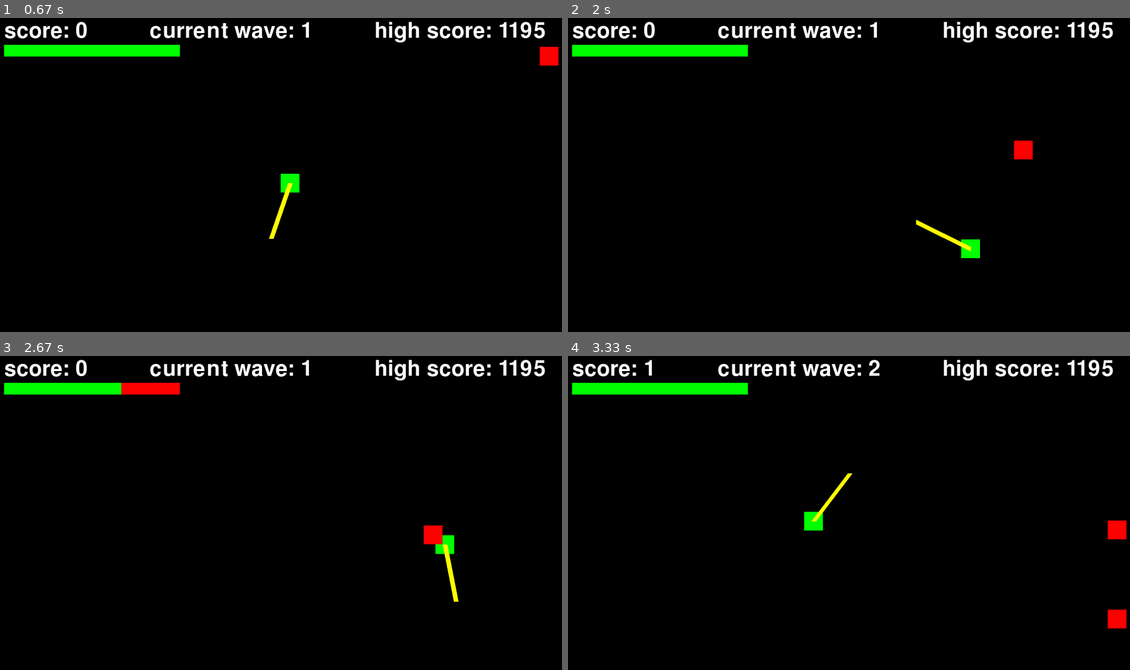
Above: before the commit, frames 1-4 (two rows, left to right).
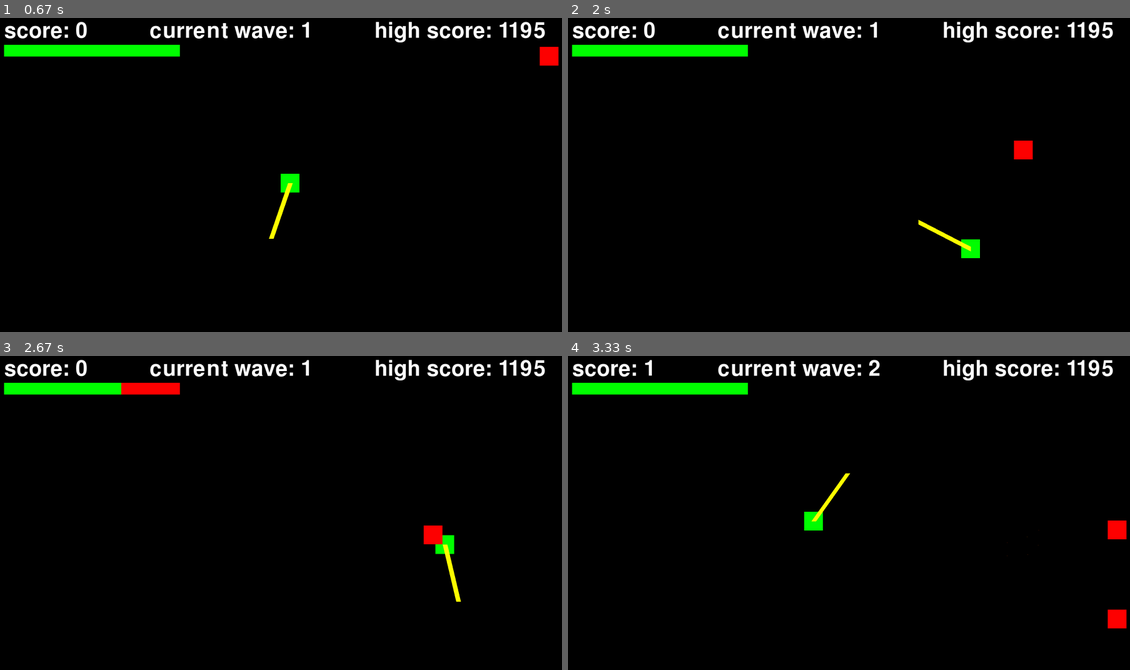
Above: after the commit, the same moments.

Repository: hutgib2/games_site
Game: pygame game, started from games/roguelike/src/main.py
The game is run twice, just before and just after one commit, with the same random seed, the same clock (stepped at 60 frames per second) and the same inputs.
Inputs:
- Up to frame 1 (0.67 s): hold P from 0.33 s (still down)
- Up to frame 2 (2 s): release P at 0.8 s; hold S 0.83-1.3 s; hold Right 0.83-1.3 s; tap Space at 1.33 s; hold Right from 1.67 s (still down)
- Up to frame 3 (2.67 s): release Right at 2.13 s; hold W 2.17-2.47 s; hold Right from 2.5 s (still down)
- Up to frame 4 (3.33 s): release Right at 2.97 s; hold A from 3 s (still down)

Frame 1 is identical in both runs. In frame 2, less than 0.1% of the frame differs, in the area x 61-72%, y 64-75%; in frame 3, 0.1%, in the area x 78-83%, y 60-79%; in frame 4, 0.1%.

Commit message:
Refactored mr. Roguelike's code by adding both a draw game function and a handle events function.

Diff:
--- a/games/roguelike/src/game/roguelike.py
+++ b/games/roguelike/src/game/roguelike.py
@@ -13,6 +13,10 @@
 
 # TODO: hook up high score to database
 
+# Task: we also want to break up the run()
+# create a draw_game(), and put all code for drawing in there
+# create a handle_events(), and put all user event handling in there
+
 class Roguelike():
     def __init__(self):
         self.running = True
@@ -20,15 +24,14 @@
         self.score = 0
         self.angle = 0
         self.radius = 200
-        self.start_screen = True
         self.player_health = 3
         self.powerups = []
         self.active_effects = {}
         self.particles = []
         self.can_shoot = False
-        self.shoot_cooldown = 200
-        self.shoot_timer = Timer(self.shoot_cooldown, self.reload, repeat=True, autostart=True)
+        self.shoot_timer = Timer(200, self.reload, repeat=True, autostart=True)
         self.highscore = self.load_high_score()
+
         self.powerup_color_map = {
             'speed boost': (80, 255, 80),
             'nuke': (255, 0, 255),
@@ -195,41 +198,80 @@
         self.bullets.append([self.player_x, self.player_y, self.direction[0], self.direction[1]])
         self.can_shoot = False
 
+    def draw_game(self):
+        screen.fill((0,0,0))
+        # HEALTH BAR
+        pygame.draw.rect(screen, (255, 0, 0), (16, 100, 600, 40))
+        pygame.draw.rect(screen, (0, 255, 0), (16, 100, int(600*(self.player_health / 3)), 40))
+
+        # PLAYER
+        if self.invincible_timer == 0 or self.invincible_timer % 10 < 5:
+            pygame.draw.rect(screen, (0, 255, 0),  (self.player_x, self.player_y, 64, 64))
+            pygame.draw.line(screen, (255, 255, 0), (self.player_x+32, self.player_y+32), (self.tip_x, self.tip_y), 16)
+
+        # ENEMIES
+        for enemy in self.enemies:
+            if enemy['type'] == 'minion':
+                pygame.draw.rect(screen, (255, 0, 0), (enemy['x'], enemy['y'], 64, 64))
+            elif enemy['type'] == 'mob':
+                pygame.draw.rect(screen, (0, 255, 255), (enemy['x'], enemy['y'], 32, 32))
+            else:
+                pygame.draw.rect(screen, (255, 0, 255), (enemy['x'], enemy['y'], 64 + 192*(enemy['health']/self.current_wave), 64 + 192*(enemy['health']/self.current_wave)))
+
+        # BULLETS
+        for bullet in self.bullets:
+            pygame.draw.rect(screen, (255, 255, 255), (bullet[0], bullet[1], 32, 32))
+
+        # POWERUPS
+        for powerup in self.powerups:
+            pygame.draw.circle(screen, self.powerup_color_map[powerup['type']], (powerup['x'], powerup['y']), 20)
+
+        for particle in self.particles:
+            size = max(1, particle['life'] // 4)
+            pygame.draw.rect(screen, particle['color'], (int(particle['x']), int(particle['y']), size, size))
+        # SCORES
+        screen.blit(FONT.render(f"score: {self.score}", True, (255,255,255)), (16, 16))
+        screen.blit(FONT.render(f"current wave: {self.current_wave}", True, (255,255,255)), (512, 16))
+        screen.blit(FONT.render(f"high score: {max(self.highscore,self.score)}", True, (255,255,255)), (1280, 16))
+        pygame.display.update()
+
+    def handle_events(self):
+        for event in pygame.event.get():
+            if event.type == pygame.QUIT:
+                self.running = False
+        keys = pygame.key.get_pressed()
+        self.dx = self.dy = 0
+        if keys[pygame.K_a] or keys[pygame.K_LEFT]:
+            self.player_x -= self.player_speed
+            self.dx = -1
+        if keys[pygame.K_d] or keys[pygame.K_RIGHT]:
+            self.player_x += self.player_speed
+            self.dx = 1
+        if keys[pygame.K_s] or keys[pygame.K_DOWN]:
+            self.player_y += self.player_speed
+            self.dy = 1
+        if keys[pygame.K_w] or keys[pygame.K_UP]:
+            self.player_y -= self.player_speed
+            self.dy = -1
+        if (keys[pygame.K_k] or keys[pygame.K_SPACE]) and self.can_shoot:
+            self.shoot()
+
     async def run(self):
         while self.running:
             await self.clock.tick()
+            self.handle_events()
+
             if self.invincible_timer > 0:
                 self.invincible_timer -= 1
-            screen.fill((0,0,0))
 
             # melee weapon
             if 'faster swing' in self.active_effects:
                 self.angle += 0.4
             else:
                 self.angle += 0.1
-            tip_x = self.player_x + 32 + self.radius * math.cos(self.angle)
-            tip_y = self.player_y + 32 + self.radius * math.sin(self.angle)
-
-            # INPUTS
-            for event in pygame.event.get():
-                if event.type == pygame.QUIT:
-                    self.running = False
-            keys = pygame.key.get_pressed()
-            self.dx = self.dy = 0
-            if keys[pygame.K_a] or keys[pygame.K_LEFT]:
-                self.player_x -= self.player_speed
-                self.dx = -1
-            if keys[pygame.K_d] or keys[pygame.K_RIGHT]:
-                self.player_x += self.player_speed
-                self.dx = 1
-            if keys[pygame.K_s] or keys[pygame.K_DOWN]:
-                self.player_y += self.player_speed
-                self.dy = 1
-            if keys[pygame.K_w] or keys[pygame.K_UP]:
-                self.player_y -= self.player_speed
-                self.dy = -1
-            if (keys[pygame.K_k] or keys[pygame.K_SPACE]) and self.can_shoot:
-                self.shoot()
+            self.tip_x = self.player_x + 32 + self.radius * math.cos(self.angle)
+            self.tip_y = self.player_y + 32 + self.radius * math.sin(self.angle)
+
             self.player_x =  max(0, min(self.player_x, WINDOW_WIDTH - 64))
             self.player_y = max(0, min(self.player_y, WINDOW_HEIGHT - 64))
 
@@ -315,41 +357,5 @@
                     if self.player_health <= 0:
                         self.running = False
 
-        # DRAWING
-            # HEALTH BAR
-            pygame.draw.rect(screen, (255, 0, 0), (16, 100, 600, 40))
-            pygame.draw.rect(screen, (0, 255, 0), (16, 100, int(600*(self.player_health / 3)), 40))
-
-            # PLAYER
-            if self.invincible_timer == 0 or self.invincible_timer % 10 < 5:
-                pygame.draw.rect(screen, (0, 255, 0),  (self.player_x, self.player_y, 64, 64))
-                pygame.draw.line(screen, (255, 255, 0), (self.player_x+32, self.player_y+32), (tip_x, tip_y), 16)
-
-            # ENEMIES
-            for enemy in self.enemies:
-                if enemy['type'] == 'minion':
-                    pygame.draw.rect(screen, (255, 0, 0), (enemy['x'], enemy['y'], 64, 64))
-                elif enemy['type'] == 'mob':
-                    pygame.draw.rect(screen, (0, 255, 255), (enemy['x'], enemy['y'], 32, 32))
-                else:
-                    pygame.draw.rect(screen, (255, 0, 255), (enemy['x'], enemy['y'], 64 + 192*(enemy['health']/self.current_wave), 64 + 192*(enemy['health']/self.current_wave)))
-
-            # BULLETS
-            for bullet in self.bullets:
-                pygame.draw.rect(screen, (255, 255, 255), (bullet[0], bullet[1], 32, 32))
-
-            # POWERUPS
-            for powerup in self.powerups:
-                pygame.draw.circle(screen, self.powerup_color_map[powerup['type']], (powerup['x'], powerup['y']), 20)
-
-            for particle in self.particles:
-                size = max(1, particle['life'] // 4)
-                pygame.draw.rect(screen, particle['color'], (int(particle['x']), int(particle['y']), size, size))
-
-            # SCORES
-            screen.blit(FONT.render(f"score: {self.score}", True, (255,255,255)), (16, 16))
-            screen.blit(FONT.render(f"current wave: {self.current_wave}", True, (255,255,255)), (512, 16))
-            screen.blit(FONT.render(f"high score: {max(self.highscore,self.score)}", True, (255,255,255)), (1280, 16))
-
-            pygame.display.update()
+            self.draw_game()
         return self.score
